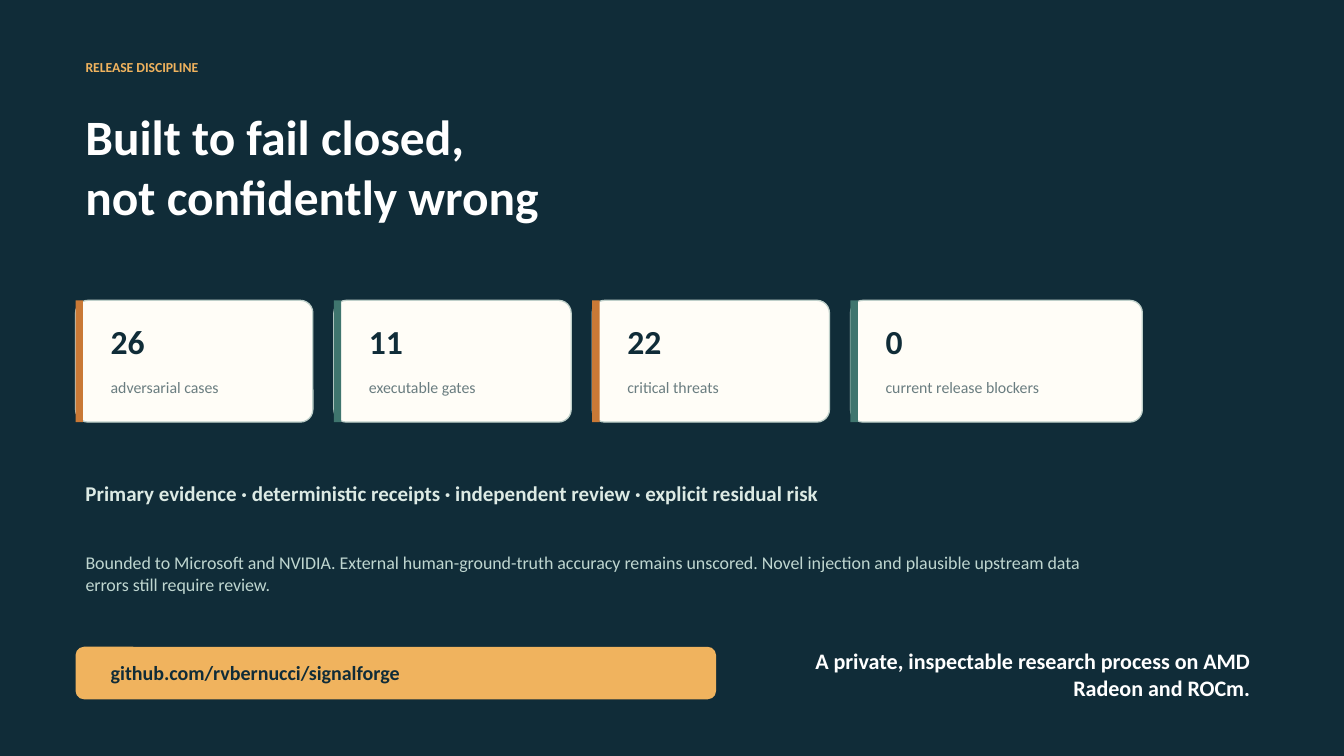
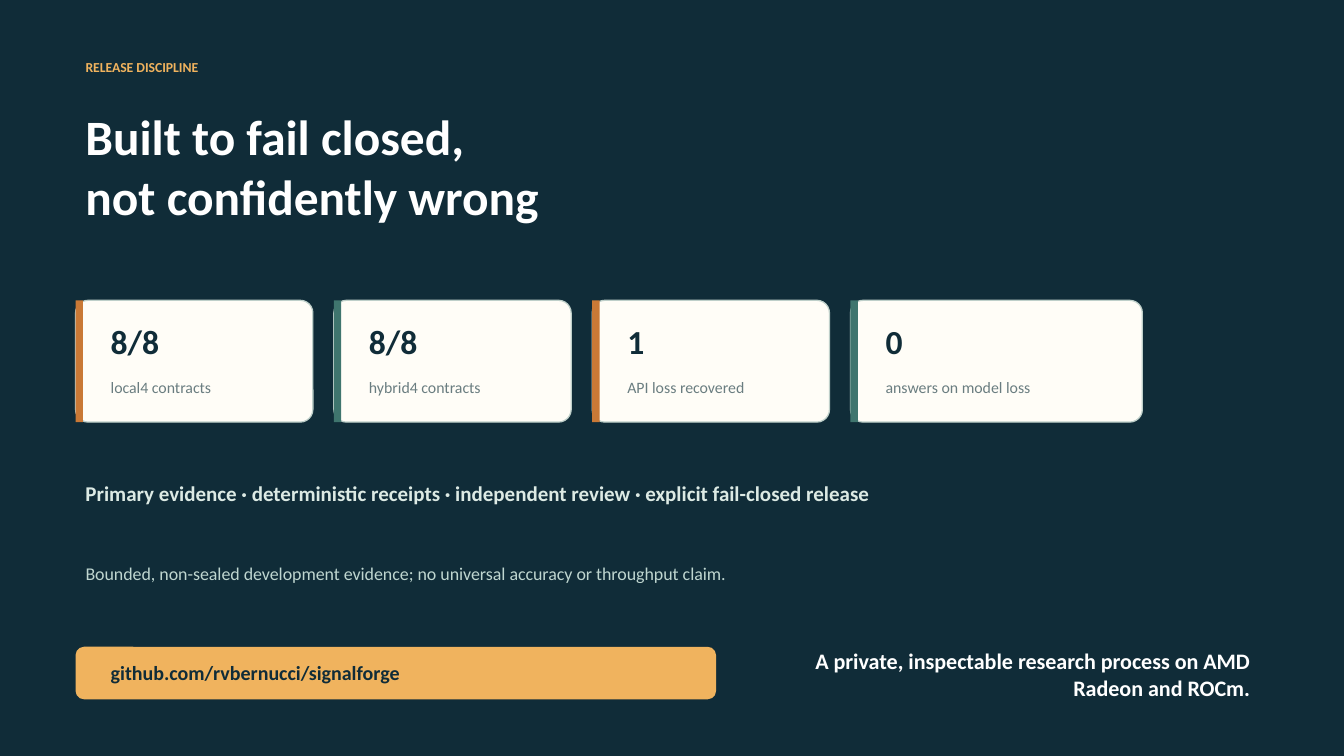
Before and after one commit to rvbernucci/signalforge, a slide deck: slide 6 of output/presentation/SignalForge-Judge-Deck.pptx. Drawn at 1344x756 pixels with LibreOffice and Linux fonts; fonts in the diff are those of the drawing. Boxes give left, top, right and bottom in pixels: in the first picture for what was removed or moved away, otherwise in the second. Text is boxed around its words. In the diff, an @@ line names an element or a change of style, - is before the commit and + after.

Commit message:
release: prepare SignalForge v1.1.1 championship candidate

```diff
--- a/output/presentation/SignalForge-Judge-Deck.pptx
+++ b/output/presentation/SignalForge-Judge-Deck.pptx
@@ text at [111, 330, 159, 356]: text changed @@
-26
+8/8
@@ text at [369, 330, 417, 356]: text changed @@
-11
+8/8
@@ text at [627, 332, 644, 354]: text changed @@
-22
+1
@@ text at [111, 382, 211, 393]: text changed @@
-adversarial cases
+local4 contracts
@@ text at [369, 382, 480, 396]: text changed @@
-executable gates
+hybrid4 contracts
@@ text at [627, 382, 744, 393]: text changed @@
-critical threats
+API loss recovered
@@ text at [886, 382, 1030, 393]: text changed @@
-current release blockers
+answers on model loss
@@ text at [85, 486, 869, 505]: text changed @@
-Primary evidence · deterministic receipts · independent review · explicit residual risk
+Primary evidence · deterministic receipts · independent review · explicit fail-closed release
@@ text at [86, 567, 726, 583]: text changed @@
-Bounded to Microsoft and NVIDIA. External human-ground-truth accuracy remains unscored. Novel injection and plausible upstream data errors still require review.
+Bounded, non-sealed development evidence; no universal accuracy or throughput claim.
```
Also in this commit, not shown: 3 other slides changed, 32 other files.
